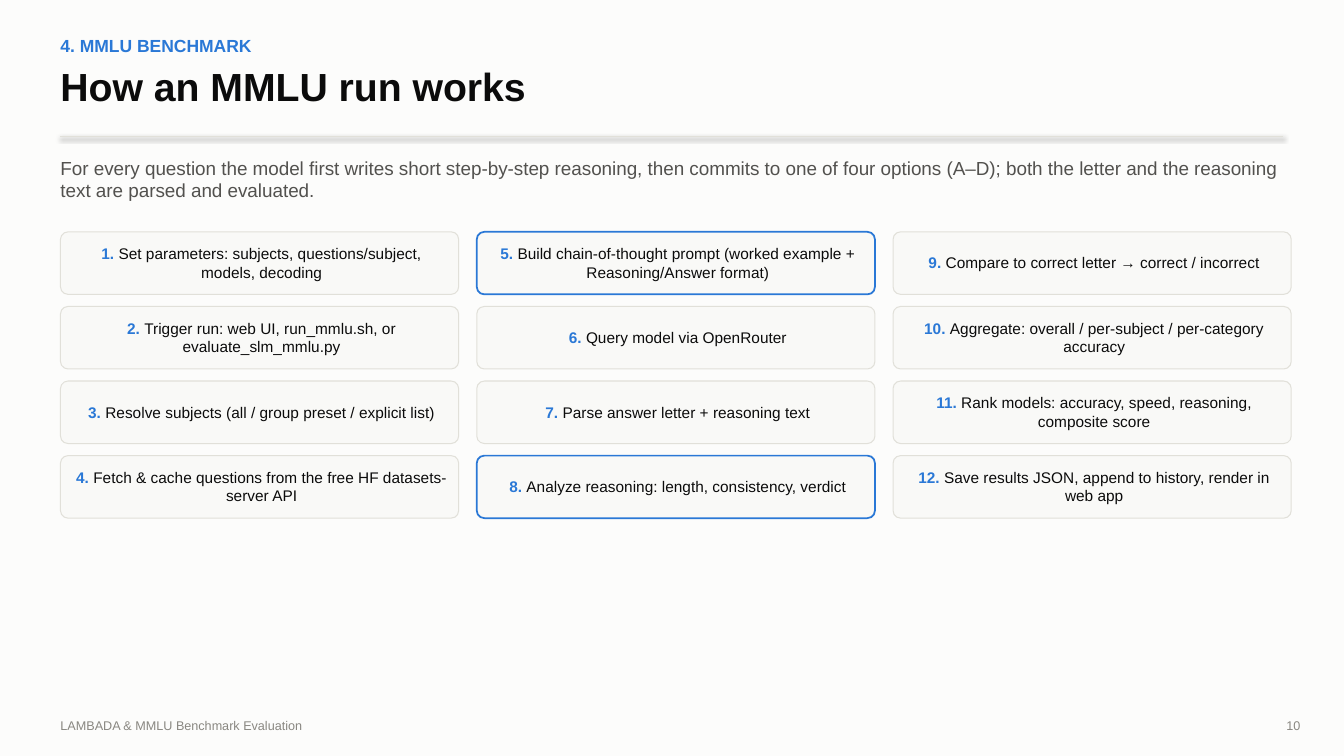
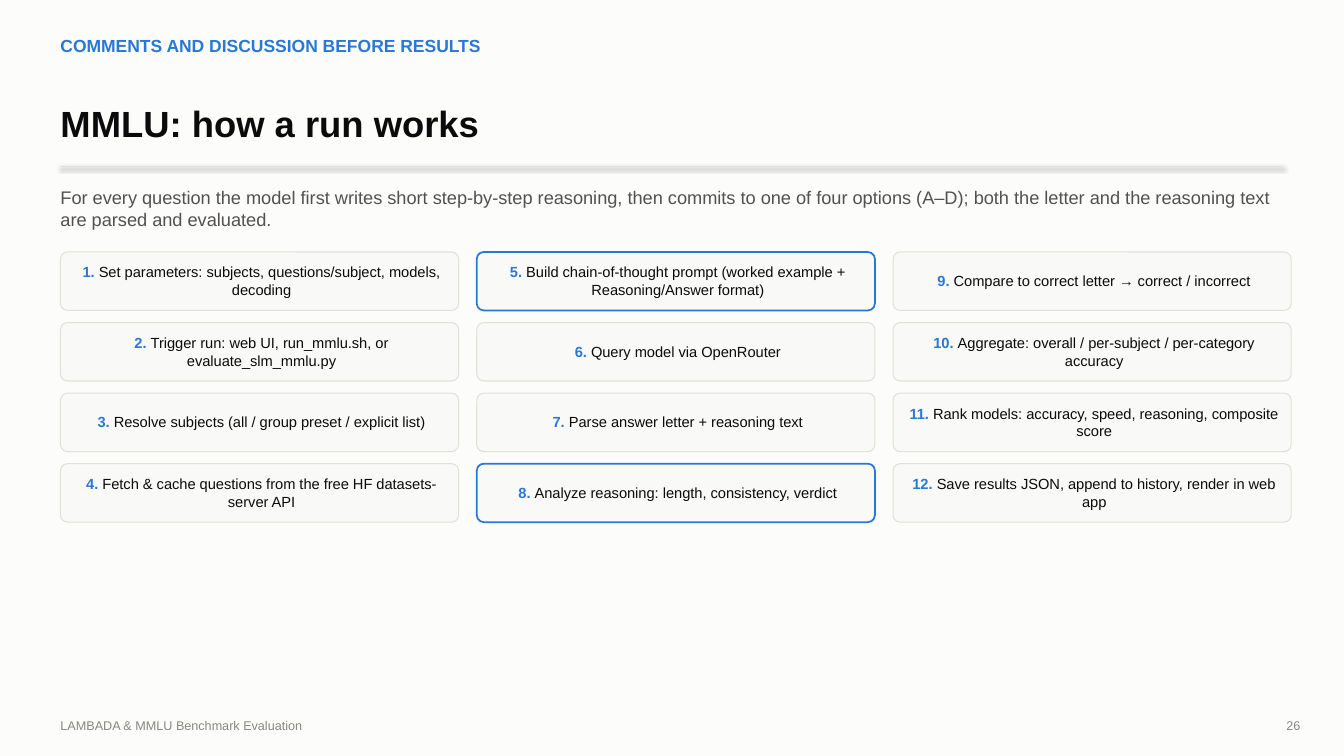
Before and after one commit to ronvoy/gen-ai, a slide deck: slide 26 of report.pptx (slide 10 before the commit). Drawn at 1344x756 pixels with LibreOffice and Linux fonts; fonts in the diff are those of the drawing. Boxes give left, top, right and bottom in pixels: in the first picture for what was removed or moved away, otherwise in the second. Text is boxed around its words. In the diff, an @@ line names an element or a change of style, - is before the commit and + after.

```diff
--- a/report.pptx
+++ b/report.pptx
@@ text at <box>60,39,480,52</box>: text changed @@
-4. MMLU BENCHMARK
+COMMENTS AND DISCUSSION BEFORE RESULTS
@@ text at <box>60,110,479,138</box>: text changed; size 28 to 26 pt @@
-How an MMLU run works
+MMLU: how a run works
@@ line moved from (60, 136) - (1284, 136) to (60, 166) - (1284, 166) @@
@@ text "For every question the model ...": place and size @@
-text "For every question the model ..." at <box>60,161,1277,201</box>
+text "For every question the model ..." at <box>60,191,1269,230</box>
@@ text "For every question the model ..." at <box>60,191,1269,230</box>: size 13.5 to 13 pt @@
@@ size 11 to 10.5 pt in 12 elements at <box>60,464,459,522</box>, <box>477,464,875,522</box>, <box>893,464,1292,522</box>, <box>60,393,459,452</box>, <box>477,393,875,452</box>, <box>893,393,1292,452</box>, <box>60,323,459,381</box>, <box>477,323,875,381</box>, <box>893,323,1292,381</box>, <box>60,252,459,311</box>, <box>477,252,875,311</box>, <box>893,252,1292,311</box> @@
@@ 3 rounded rectangles: place and size @@
-3 rounded rectangles at <box>60,232,1292,294</box>
+3 rounded rectangles at <box>60,252,1292,311</box>
@@ rounded rectangle "2. Trigger run: web UI, ...": place and size @@
-rounded rectangle "2. Trigger run: web UI, ..." at <box>60,307,459,369</box>
+rounded rectangle "2. Trigger run: web UI, ..." at <box>60,323,459,381</box>
@@ rounded rectangle "6. Query model via OpenRouter": place and size @@
-rounded rectangle "6. Query model via OpenRouter" at <box>477,307,875,369</box>
+rounded rectangle "6. Query model via OpenRouter" at <box>477,323,875,381</box>
@@ rounded rectangle "10. Aggregate: overall / per-subject ...": place and size @@
-rounded rectangle "10. Aggregate: overall / per-subject ..." at <box>893,307,1292,369</box>
+rounded rectangle "10. Aggregate: overall / per-subject ..." at <box>893,323,1292,381</box>
@@ rounded rectangle "3. Resolve subjects (all / ...": place and size @@
-rounded rectangle "3. Resolve subjects (all / ..." at <box>60,381,459,444</box>
+rounded rectangle "3. Resolve subjects (all / ..." at <box>60,393,459,452</box>
@@ rounded rectangle "7. Parse answer letter + ...": place and size @@
-rounded rectangle "7. Parse answer letter + ..." at <box>477,381,875,444</box>
+rounded rectangle "7. Parse answer letter + ..." at <box>477,393,875,452</box>
@@ rounded rectangle "11. Rank models: accuracy, speed, ...": place and size @@
-rounded rectangle "11. Rank models: accuracy, speed, ..." at <box>893,381,1292,444</box>
+rounded rectangle "11. Rank models: accuracy, speed, ..." at <box>893,393,1292,452</box>
@@ rounded rectangle "4. Fetch & cache questions ...": place and size @@
-rounded rectangle "4. Fetch & cache questions ..." at <box>60,456,459,518</box>
+rounded rectangle "4. Fetch & cache questions ..." at <box>60,464,459,522</box>
@@ rounded rectangle "8. Analyze reasoning: length, consistency, ...": place and size @@
-rounded rectangle "8. Analyze reasoning: length, consistency, ..." at <box>477,456,875,518</box>
+rounded rectangle "8. Analyze reasoning: length, consistency, ..." at <box>477,464,875,522</box>
@@ rounded rectangle "12. Save results JSON, append ...": place and size @@
-rounded rectangle "12. Save results JSON, append ..." at <box>893,456,1292,518</box>
+rounded rectangle "12. Save results JSON, append ..." at <box>893,464,1292,522</box>
@@ text at <box>1286,721,1300,730</box>: text changed @@
-10
+26
```
Also in this commit, not shown: 9 other slides changed, 28 slides added, 6 slides removed, 3 other files.
